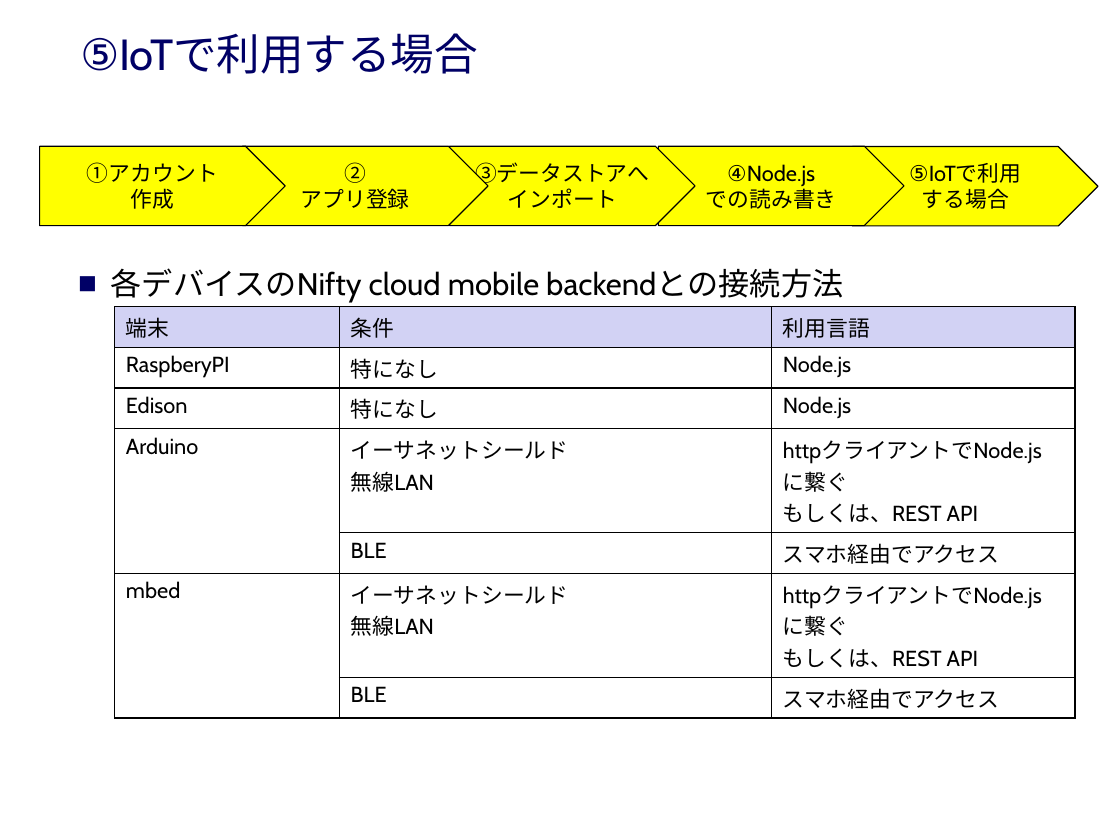
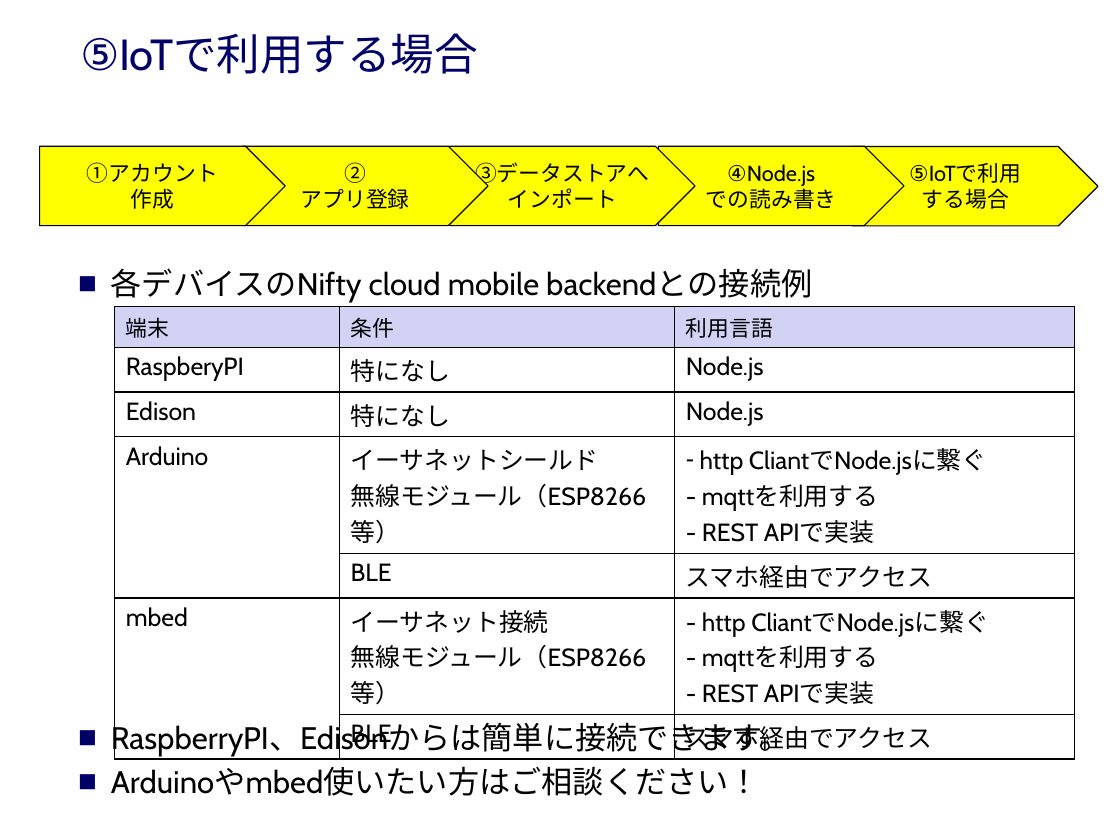
Before and after one commit to hiroyuki-ichikawa/NCMB_shinsyu, a slide deck: slide 14 of NCMB_ハンズオン.pptx (slide 10 before the commit). Drawn at 1120x840 pixels with LibreOffice and Linux fonts; fonts in the diff are those of the drawing; background and template pictures are left out. Boxes give left, top, right and bottom in pixels: in the first picture for what was removed or moved away, otherwise in the second. Text is boxed around its words. In the diff, an @@ line names an element or a change of style, - is before the commit and + after.

```diff
--- a/NCMB_ハンズオン.pptx
+++ b/NCMB_ハンズオン.pptx
@@ text at bbox=[111, 268, 812, 796]: text changed @@
-■ 各デバイスのNifty cloud mobile backendとの接続方法
+■ 各デバイスのNifty cloud mobile backendとの接続例
+■ RaspberryPI、Edisonからは簡単に接続できます。
+■ Arduinoやmbed使いたい方はご相談ください！
@@ table at bbox=[114, 307, 1074, 755] @@
-row 4, column 2: イーサネットシールド 無線LAN
+row 4, column 2: イーサネットシールド 無線モジュール（ESP8266等）
-row 4, column 3: httpクライアントでNode.jsに繋ぐ もしくは、REST API
+row 4, column 3: http CliantでNode.jsに繋ぐ - mqttを利用する - REST APIで実装
-row 6, column 2: イーサネットシールド 無線LAN
+row 6, column 2: イーサネット接続 無線モジュール（ESP8266等）
-row 6, column 3: httpクライアントでNode.jsに繋ぐ もしくは、REST API
+row 6, column 3: - http CliantでNode.jsに繋ぐ - mqttを利用する - REST APIで実装
@@ size 14 to 16 pt in "RaspberyPI", "特になし", "Node.js", "Edison" and 8 more places @@
```
Also in this commit, not shown: 6 other slides changed, 5 slides added.
